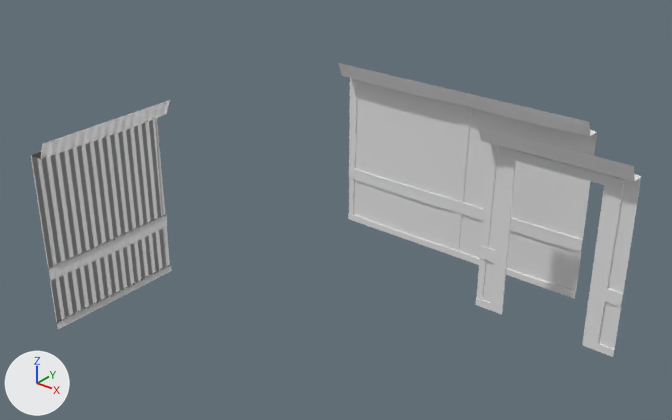
The Blender file Content/Game_Art/Blender/Porte.blend, before and after one commit.
Before and after are seen from a 50 mm lens placed at (4.37, -9.82, 6.78), pointed at (-2.26, -1.53, 1.64). The axes (+X, +Y, +Z) are drawn at lower left. The lights are the same throughout. The same objects are shown in both versions, whatever each file hides.
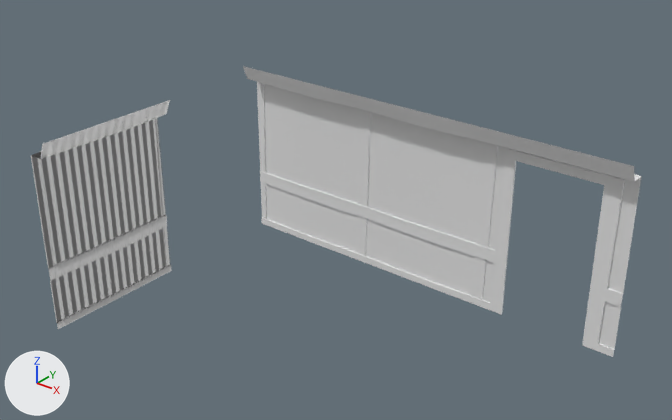
The change, as JSON lines over the scene's bpy script:
```json
{"op": "set", "path": "ob_cube_002.location", "old": "(0.0, 0.0, 0.0)", "new": "(-1.0, -1.0, 0.0)"}
{"op": "set", "path": "ob_cube_008.location", "old": "(-2.0, 0.0, 0.0)", "new": "(-3.0, -1.0, 0.0)"}
```

Location of each change, [x1, y1, x2, y2] in pixels of the pictures (672 x 420 px):
```json
{"object": "Cube.002", "change": "moved", "before": [453, 90, 597, 299], "after": [350, 94, 488, 304]}
{"object": "Cube.008", "change": "moved", "before": [338, 63, 462, 256], "after": [243, 66, 362, 261]}
```
